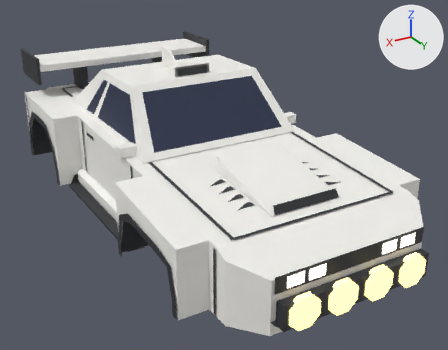
Before and after pictures for a commit that changed the FBX model assets/meshes/blitz/Blitz.fbx.
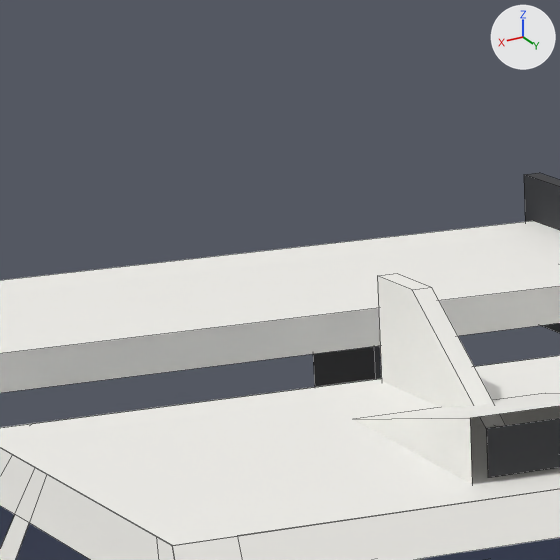
The first picture shows the older version from a 50 mm lens placed at (8.21, 15.48, 6.58), pointed at (-0.28, 1.33, -0.5). The close-ups show the older and then the newer version on the part from 24% to 42% of the width and 2% to 25% of the height of that picture. Only the edits that show in the close-ups are written down. The axes (+X, +Y, +Z) are drawn at upper right. The lights are the same throughout. The close-ups show mesh edges as thin lines.

In view in the first close-up: 'DeckWing', 'DeckWingBlade', 'Opt_Roof_Fin_AccSharkFin', 'Opt_Roof_Scoop_AccRoofScoop', 'Opt_Roof_Scoop_AccRoofScoopMouth', 'Pillars', 'Roof', 'Window_FR', 'Windshield' and 1 more.
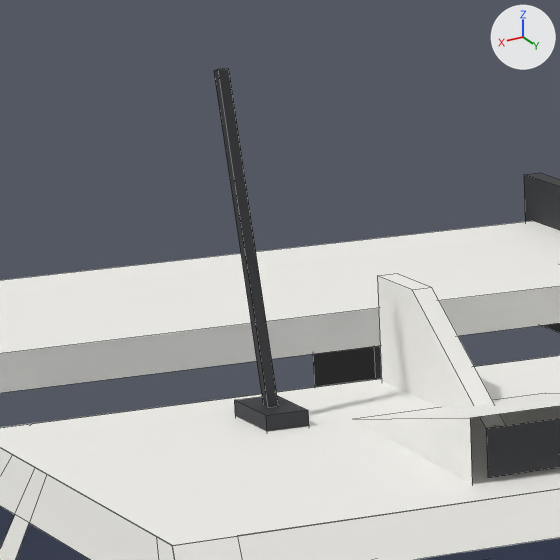
What differs and where, as boxes [x1, y1, x2, y2] in the close-ups (560 x 560 px):
'Opt_Roof_Antenna_AccAntenna', added
    after: [214, 69, 309, 432]

Patch to the scene script:
```diff
--- a/assets/meshes/blitz/Blitz.fbx.py
+++ b/assets/meshes/blitz/Blitz.fbx.py
@@ me_opt_roof_antenna_accantenna @@
+me_opt_roof_antenna_accantenna.from_pydata([(0.7, -1.23, 2.19), (0.7, -1.57, 2.19), (0.7, -1.57, 2.27), (0.7, -1.23, 2.27), (0.9, -1.23, 2.19), (0.9, -1.23, 2.27), (0.9, -1.57, 2.27), (0.9, -1.57, 2.19), (0.775, -1.376, 2.266), (0.775, -1.424, 2.254), (0.775, -1.775, 3.661), (0.775, -1.727, 3.673), (0.825, -1.376, 2.266), (0.825, -1.727, 3.673), (0.825, -1.775, 3.661), (0.825, -1.424, 2.254)], [], [(0, 1, 2, 3), (4, 5, 6, 7), (0, 4, 7, 1), (3, 2, 6, 5), (0, 3, 5, 4), (1, 7, 6, 2), (8, 9, 10, 11), (12, 13, 14, 15), (8, 12, 15, 9), (11, 10, 14, 13), (8, 11, 13, 12), (9, 15, 14, 10)])
+me_opt_roof_antenna_accantenna.materials.append(mat_trim)  # dark grey #2f3035
@@ ob_opt_roof_antenna_accantenna @@
+ob_opt_roof_antenna_accantenna = bpy.data.objects.new('Opt_Roof_Antenna_AccAntenna', me_opt_roof_antenna_accantenna)
+ob_opt_roof_antenna_accantenna.location = (0.0, 0.0, 0.0)
```
